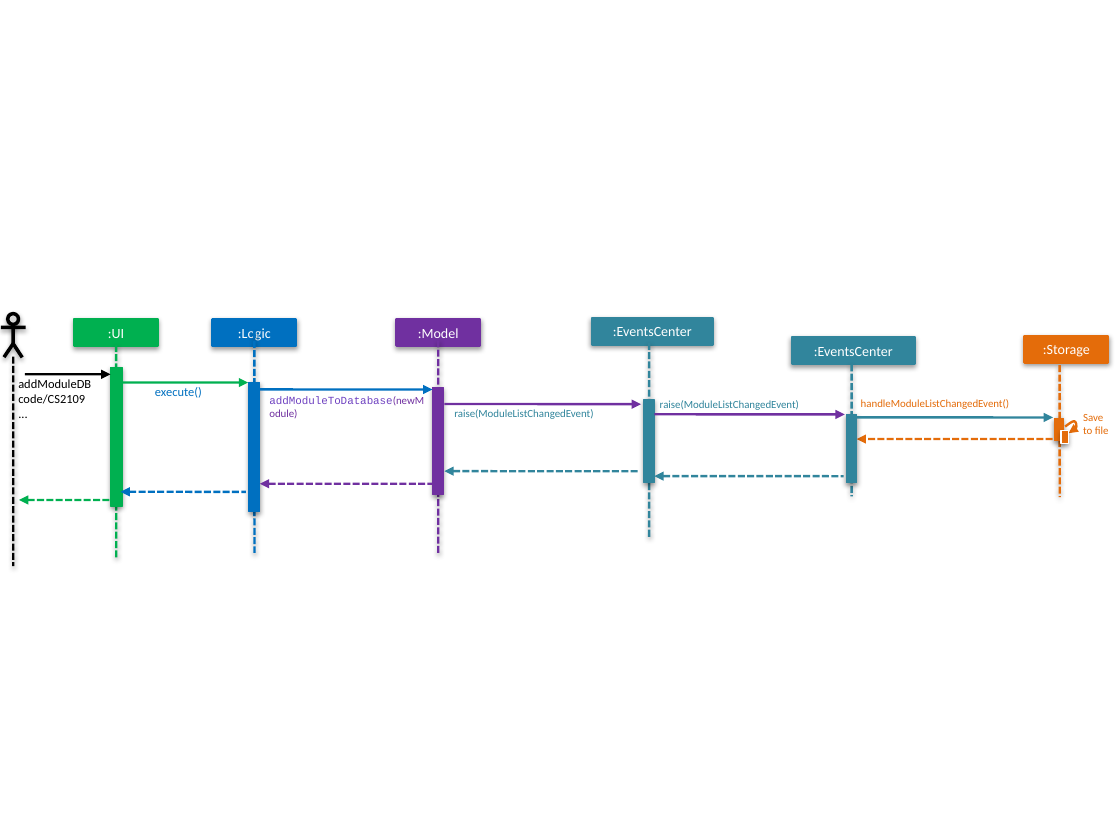
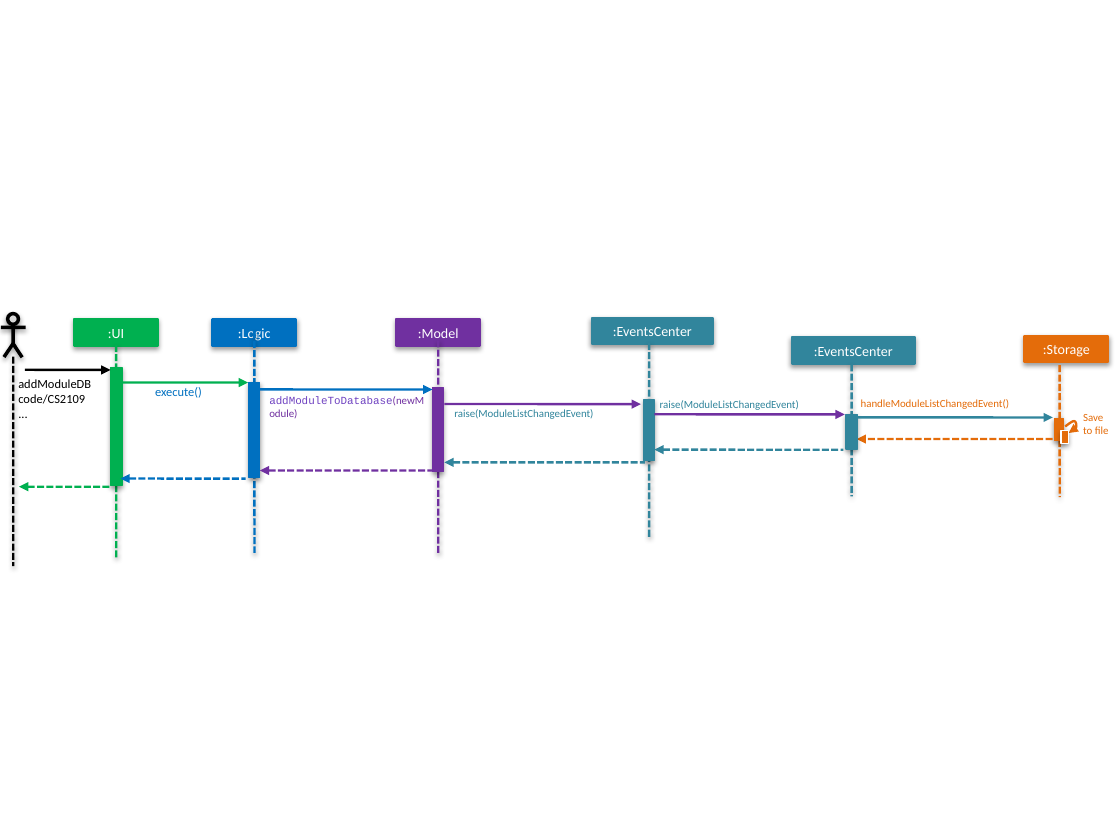
Before and after one commit to deming16/main, a slide deck: slide 3 of docs/diagrams/ModuleDatabaseManagementDiagrams.pptx. Drawn at 1120x840 pixels with LibreOffice and Linux fonts; fonts in the diff are those of the drawing. Boxes give left, top, right and bottom in pixels: in the first picture for what was removed or moved away, otherwise in the second. Text is boxed around its words. In the diff, an @@ line names an element or a change of style, - is before the commit and + after.

```diff
--- a/docs/diagrams/ModuleDatabaseManagementDiagrams.pptx
+++ b/docs/diagrams/ModuleDatabaseManagementDiagrams.pptx
@@ freeform shape: place and size @@
-freeform shape at [25, 374, 110, 374]
+freeform shape at [25, 370, 110, 370]
@@ rectangle: place and size @@
-rectangle at [111, 367, 122, 505]
+rectangle at [111, 367, 122, 485]
@@ rectangle: place and size @@
-rectangle at [249, 382, 260, 511]
+rectangle at [249, 382, 260, 477]
@@ rectangle: place and size @@
-rectangle at [432, 388, 444, 494]
+rectangle at [432, 388, 444, 472]
@@ rectangle: place and size @@
-rectangle at [644, 400, 655, 483]
+rectangle at [644, 400, 655, 460]
@@ rectangle: place and size @@
-rectangle at [846, 414, 857, 483]
+rectangle at [846, 414, 857, 449]
@@ freeform shape: place and size @@
-freeform shape at [654, 476, 843, 476]
+freeform shape at [654, 449, 843, 449]
@@ 3 freeform shapes: place and size @@
-3 freeform shapes at [19, 484, 437, 500]
+3 freeform shapes at [19, 470, 437, 487]
@@ freeform shape: place and size @@
-freeform shape at [445, 472, 640, 472]
+freeform shape at [445, 463, 645, 463]
```
Also in this commit, not shown: 5 other slides changed, 6 other files.
